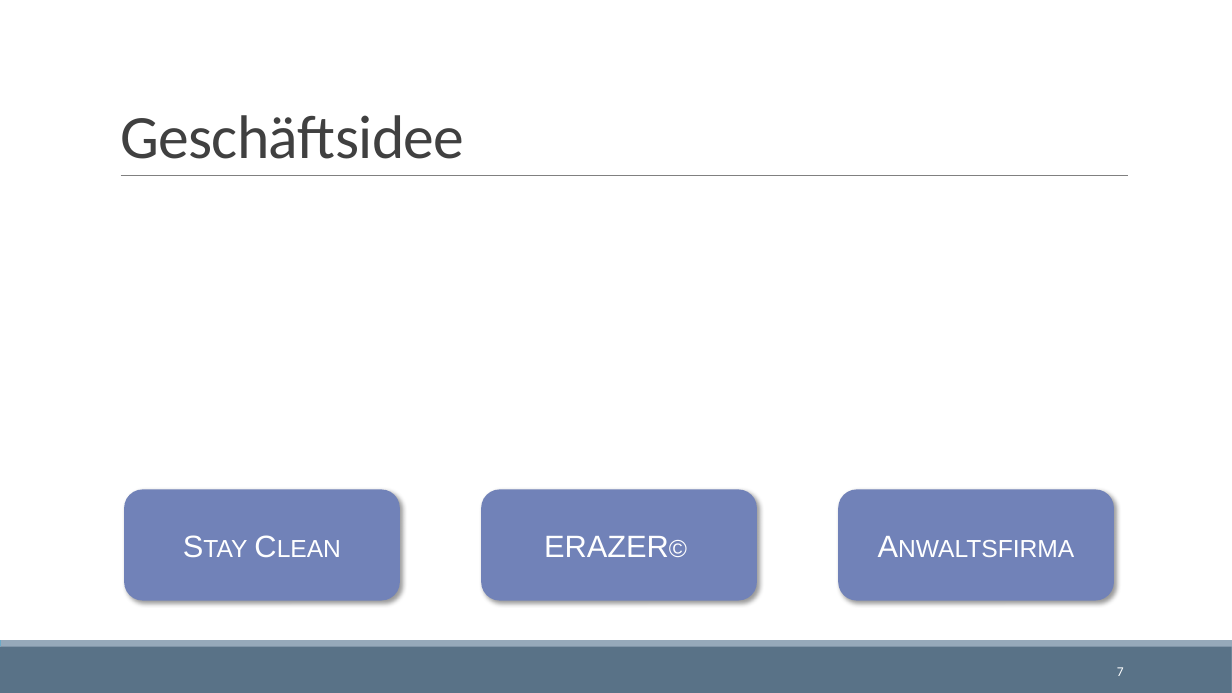
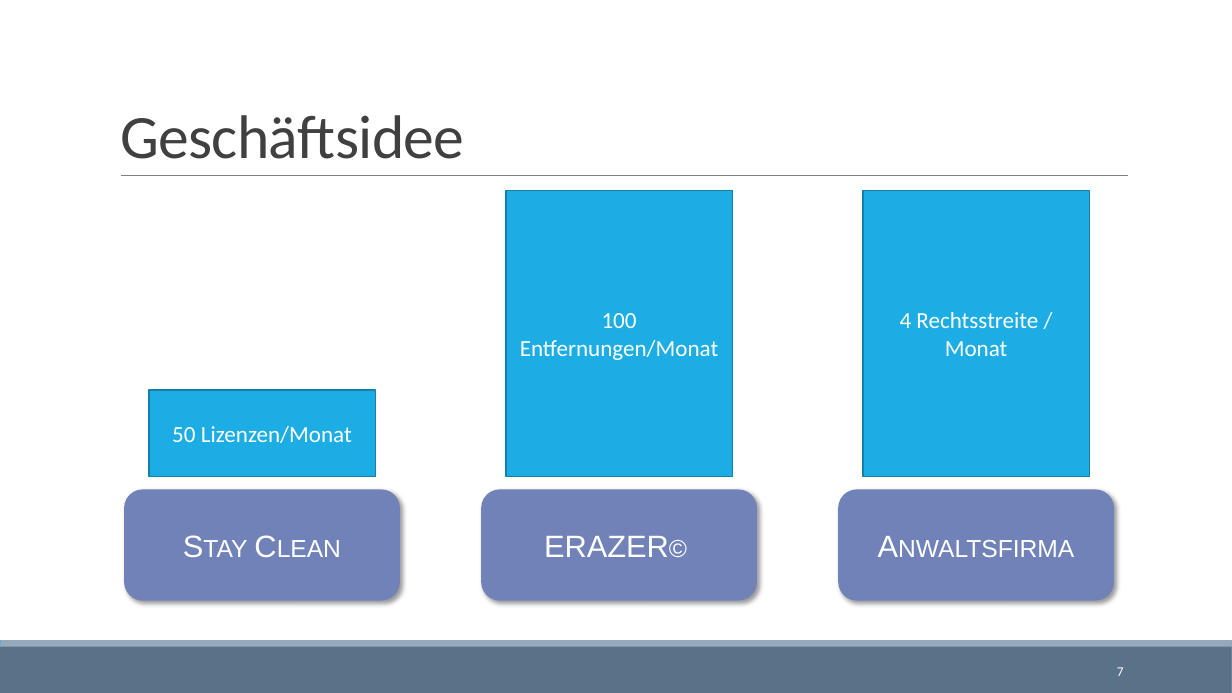
Before and after one commit to einsStudent/theMillionDollarProject, a slide deck: slide 7 of Geschäftsmodell/190628Project_Presentation.pptx. Drawn at 1232x693 pixels with LibreOffice and Linux fonts; fonts in the diff are those of the drawing. Boxes give left, top, right and bottom in pixels: in the first picture for what was removed or moved away, otherwise in the second. Text is boxed around its words. In the diff, an @@ line names an element or a change of style, - is before the commit and + after.

```diff
--- a/Geschäftsmodell/190628Project_Presentation.pptx
+++ b/Geschäftsmodell/190628Project_Presentation.pptx
@@ rectangle added at (x1=506, y1=190, x2=732, y2=476), fill #1CADE4, outline #1580A9 1.25 pt, 18 pt, text #FFFFFF @@
+100 Entfernungen/Monat
@@ rectangle added at (x1=863, y1=190, x2=1090, y2=476), fill #1CADE4, outline #1580A9 1.25 pt, 18 pt, text #FFFFFF @@
+4 Rechtsstreite / Monat
@@ rectangle added at (x1=149, y1=390, x2=375, y2=477), fill #1CADE4, outline #1580A9 1.25 pt, 18 pt, text #FFFFFF @@
+50 Lizenzen/Monat
```
Also in this commit, not shown: 2 other slides changed.
